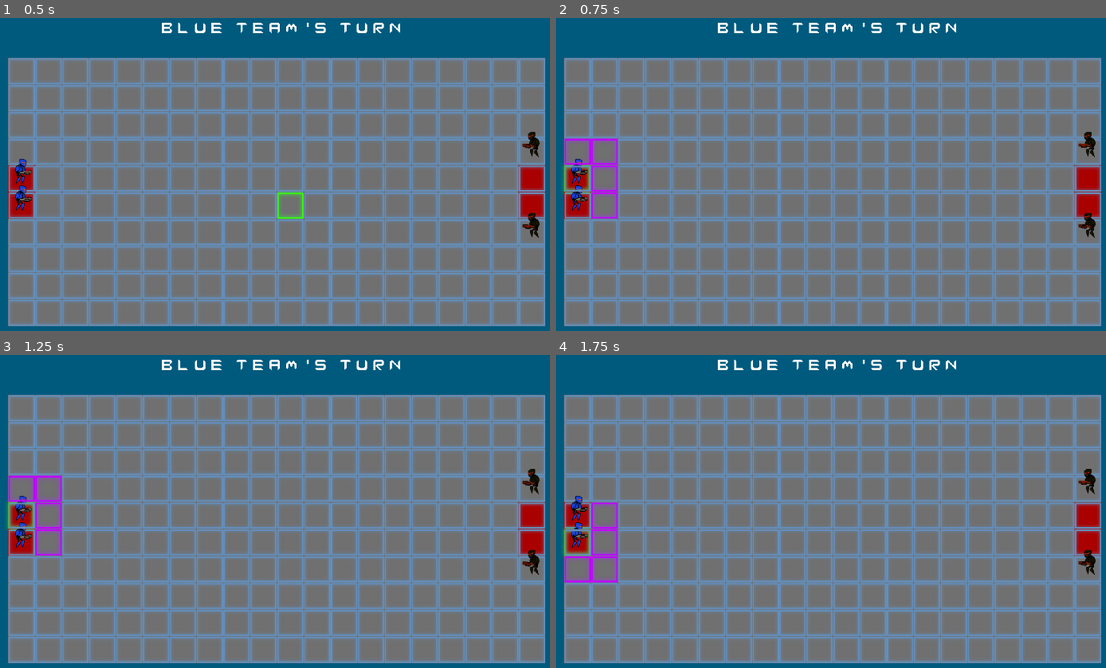
Above: before the commit, frames 1-4 (two rows, left to right).
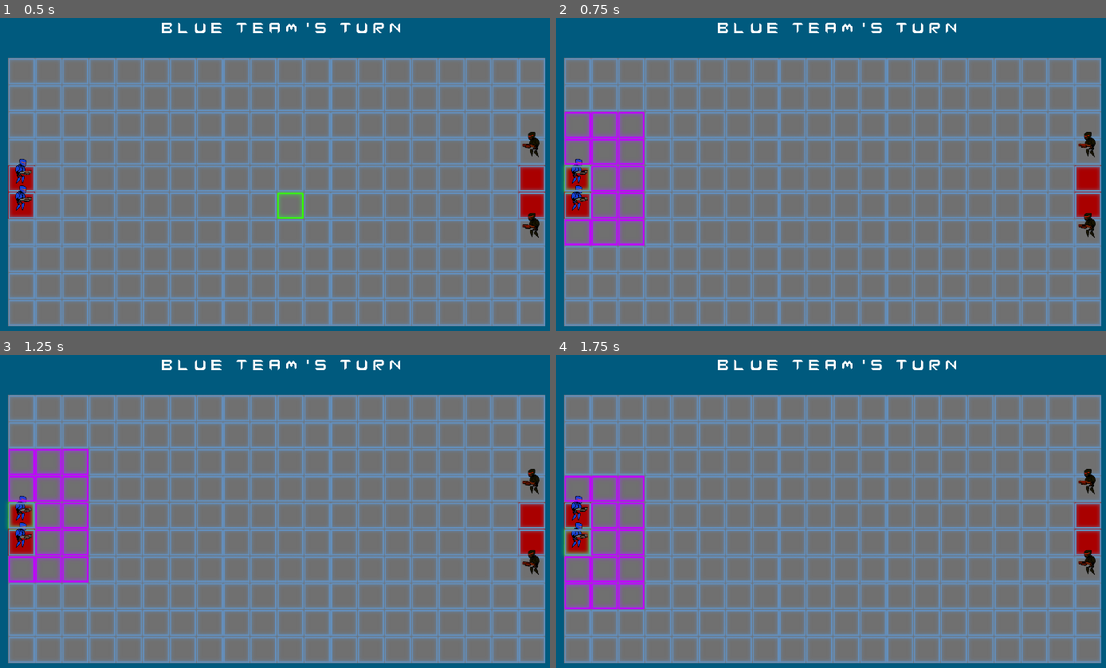
Above: after the commit, the same moments.

Repository: Bropi/kairos
Game: Godot game, scene res://Scenes/main.tscn
Two runs of this game, one before a commit and one after it. Both use one fixed random seed, a clock stepped at 60 frames per second and the inputs below. The engine's default icon, where the game draws it, is replaced by a stand-in: a white triangle on a blue panel in a dark square.
Inputs (mouse positions are in pixels of both pictures, inside the frame that each line leads up to):
- Up to frame 1 (0.5 s): no input
- Up to frame 2 (0.75 s): tap Enter at 0.5 s; move the mouse to (578, 177) at 0.52 s; press the mouse at (578, 177) at 0.53 s
- Up to frame 3 (1.25 s): no input
- Up to frame 4 (1.75 s): tap Space at 1.25 s; move the mouse to (578, 542) at 1.27 s; release the mouse at (578, 542) at 1.28 s; click (578, 542) at 1.35 s

Frame 1 is identical in both runs. In frame 2, 1.5% of the frame differs, in the area x 1-17%, y 29-73%; in frame 3, 1.5%; in frame 4, 1.5%, in the area x 1-17%, y 38-82%.

Commit message:
variable unit movement radius

Diff:
--- a/kairos--secret-weapon/Scripts/player_unit.gd
+++ b/kairos--secret-weapon/Scripts/player_unit.gd
@@ -25,10 +25,10 @@
 
 #unit combat stats
 @export var unit_type: String
-@export var health: int
-@export var damage: int
-@export var attack_range: int
-@export var walking_range: int
+@export var health: int = 1
+@export var damage: int = 1
+@export var attack_range: int = 2
+@export var walking_range: int = 2
 
 #tile variables
 var clicked_tile : Vector2i
@@ -54,6 +54,7 @@
 		animated_sprite_2d.modulate = Color(1, 0.3, 0)       # Red
 		animated_sprite_2d.scale.x = -1  # Flipped
 
+	update_unit_stats(unit_type)
 	#assign combat stats after verifying what kind of unit the player is
 	#use another func for this
 
@@ -74,7 +75,7 @@
 			print("\nSelected unit on tile: " + str(clicked_tile))
 			#update tile grid script:
 			tile_map_layer_selected.unit_selected = true
-			tile_map_layer_selected.check_surrounding_tiles(clicked_tile, 2)
+			tile_map_layer_selected.check_surrounding_tiles(clicked_tile, walking_range)
 
 		#elif !is_turn && !is_player_selected:
 			#error_sound.play()
@@ -193,6 +194,11 @@
 
 
 #combat functions
+func update_unit_stats(unit_type : String):
+	health = 1
+	damage = 1
+	attack_range = 2
+	walking_range = 2
 
 
 
--- a/kairos--secret-weapon/Scripts/tile_map_layer_selected.gd
+++ b/kairos--secret-weapon/Scripts/tile_map_layer_selected.gd
@@ -62,44 +62,79 @@
 #tile grid manipulation functions:
 
 #gets called from player unit's move selection
+#func check_surrounding_tiles(selected_tile: Vector2i, radius: int):
+	#unit_selected = true
+	#checked_tile = selected_tile
+	#
+	## Define the 8 surrounding directions (radius = 1)
+	#offsets = [
+		#Vector2i(-1, -1), Vector2i(0, -1), Vector2i(1, -1),
+		#Vector2i(-1,  0),                 Vector2i(1,  0),
+		#Vector2i(-1,  1), Vector2i(0,  1), Vector2i(1,  1)
+	#]
+	## Clear previous selected tiles dictionary
+	#dic_selected.clear()
+	##highlight available tiles and add offsets to dic_selected dictionary
+	#highlight_movement_zone()
+
 func check_surrounding_tiles(selected_tile: Vector2i, radius: int):
 	unit_selected = true
 	checked_tile = selected_tile
+	dic_selected.clear()
+	offsets.clear()
 
-	# Define the 8 surrounding directions (radius = 1)
-	offsets = [
-		Vector2i(-1, -1), Vector2i(0, -1), Vector2i(1, -1),
-		Vector2i(-1,  0),                 Vector2i(1,  0),
-		Vector2i(-1,  1), Vector2i(0,  1), Vector2i(1,  1)
-	]
-	# Clear previous selected tiles dictionary
-	dic_selected.clear()
-	#highlight available tiles and add offsets to dic_selected dictionary
+	# Generate dynamic offsets based on radius
+	for dx in range(-radius, radius + 1):
+		for dy in range(-radius, radius + 1):
+			var offset = Vector2i(dx, dy)
+			if offset == Vector2i(0, 0):  # Skip center tile
+				continue
+			offsets.append(offset)
+
+	# Now call the actual movement zone highlighter
 	highlight_movement_zone()
 
 
+
 #Highlight surrounding tiles where unit can go after selecting it
+#func highlight_movement_zone():
+	#var occupied = false
+##Loop through offsets and calculate surrounding tiles
+	#for offset in offsets:
+		##ask unit manager script without team flag if the tile is occupied
+		##if the tile is occupied the func will return "none"
+		#var surrounding_tile = checked_tile + offset
+		#if unit_manager.is_tile_occupied("another", surrounding_tile) == "none":
+			#occupied = false
+		#else:
+			#occupied = true
+		#
+		#if is_tile_inside_bounds(surrounding_tile) && !occupied:
+			##print("Surrounding tile:", surrounding_tile)
+			## Highlight tile purple for movement zone
+			#tile_map_layer_selected.set_cell(surrounding_tile, 1, Vector2i(3, 4), 0)
+			#dic_selected[str(surrounding_tile)] = {
+				#"Type": "offset",
+				#"Position": str(surrounding_tile)
+			#}
+
 func highlight_movement_zone():
 	var occupied = false
-#Loop through offsets and calculate surrounding tiles
+
 	for offset in offsets:
-		#ask unit manager script without team flag if the tile is occupied
-		#if the tile is occupied the func will return "none"
 		var surrounding_tile = checked_tile + offset
+
 		if unit_manager.is_tile_occupied("another", surrounding_tile) == "none":
 			occupied = false
 		else:
 			occupied = true
 
-		if is_tile_inside_bounds(surrounding_tile) && !occupied:
-			#print("Surrounding tile:", surrounding_tile)
-			# Highlight tile purple for movement zone
+		if is_tile_inside_bounds(surrounding_tile) and not occupied:
 			tile_map_layer_selected.set_cell(surrounding_tile, 1, Vector2i(3, 4), 0)
 			dic_selected[str(surrounding_tile)] = {
 				"Type": "offset",
 				"Position": str(surrounding_tile)
 			}
-
 
 
 func clear_highlights():
